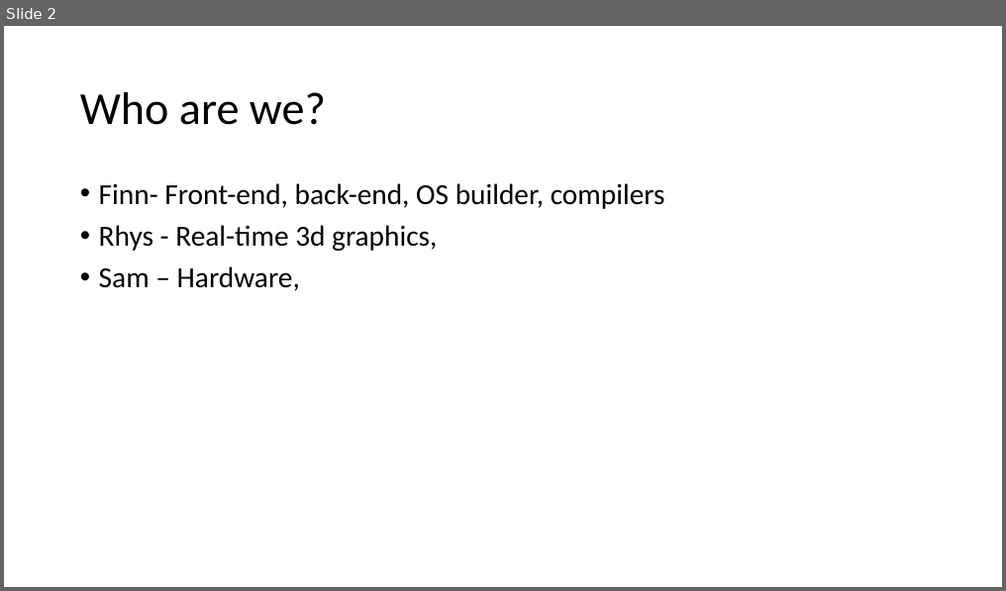
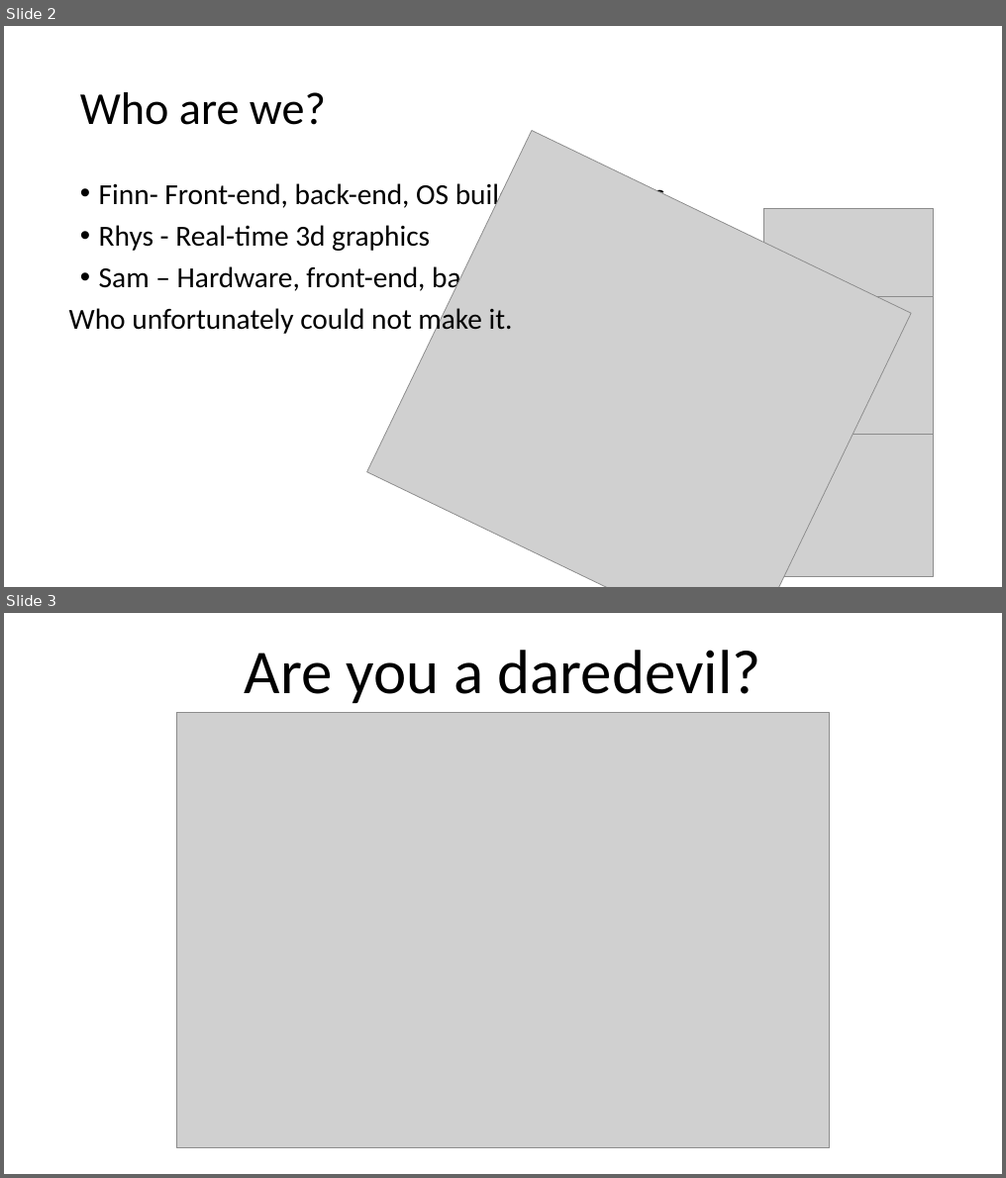
Before and after one commit to dartydevil/Crazy-monkey-artwork, a slide deck: Presentation/The Crazy Monkeys.pptx. Shown one above the other, each under a label of ours: slide 2 before the commit, slides 2 and 3 after it. The pictures are 1006x591 and 1006x1178 pixels, drawn with LibreOffice and Linux fonts; fonts in the diff are those of the drawing; grey boxes stand for pictures. Boxes give left, top, right and bottom in pixels: in the first picture for what was removed or moved away, otherwise in the second. Text is boxed around its words. In the diff, an @@ line names an element or a change of style, - is before the commit and + after.

```diff
--- a/Presentation/The Crazy Monkeys.pptx
+++ b/Presentation/The Crazy Monkeys.pptx
@@ slide 3 added at box(4, 613, 1002, 1174), background #FFFFFF @@
@@ title added at box(245, 650, 761, 703), 60 pt, text #000000 @@
+Are you a daredevil?
@@ picture added at box(176, 713, 830, 1149) @@
@@ slide 2 changed as well @@
@@ picture added at box(367, 131, 912, 587) @@
@@ text at box(99, 225, 540, 295): text changed @@
-• Rhys - Real-time 3d graphics,
-• Sam – Hardware,
+• Rhys - Real-time 3d graphics
+• Sam – Hardware, front-end, back-end
@@ picture added at box(764, 209, 934, 577) @@
@@ text added at box(69, 304, 513, 336), 28 pt, text #000000 @@
+Who unfortunately could not make it.
@@ picture added at box(797, 296, 934, 435) @@
```
Also in this commit, not shown: 1 other slide changed, 7 other slides added, 1 slide removed.
